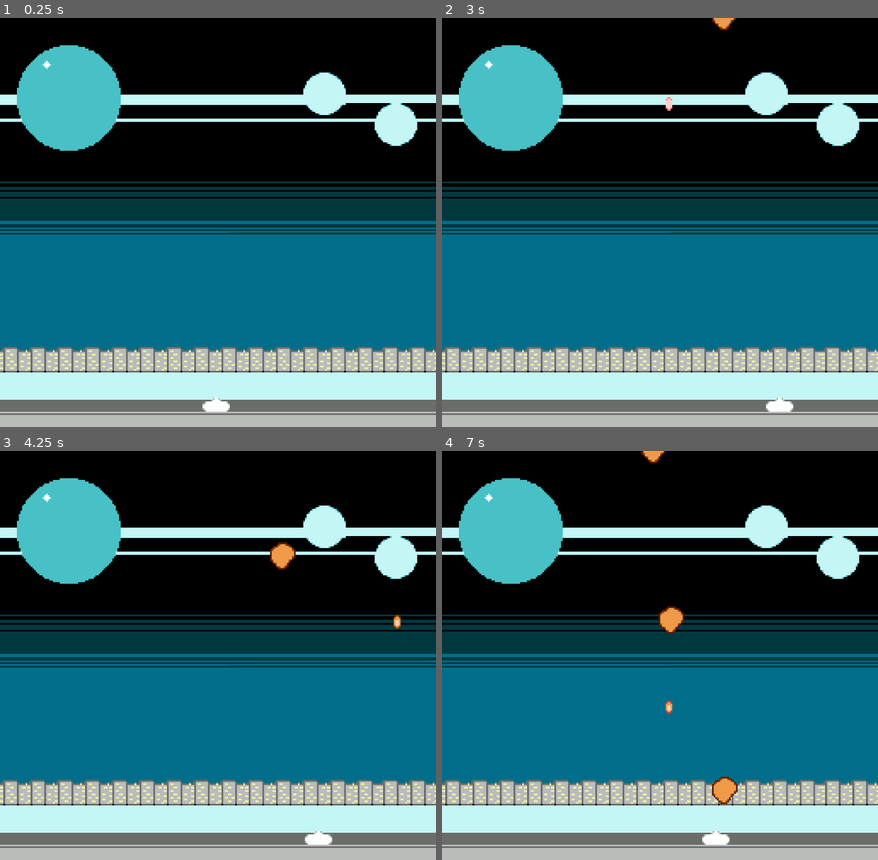
Above: before the commit, frames 1-4 (two rows, left to right).
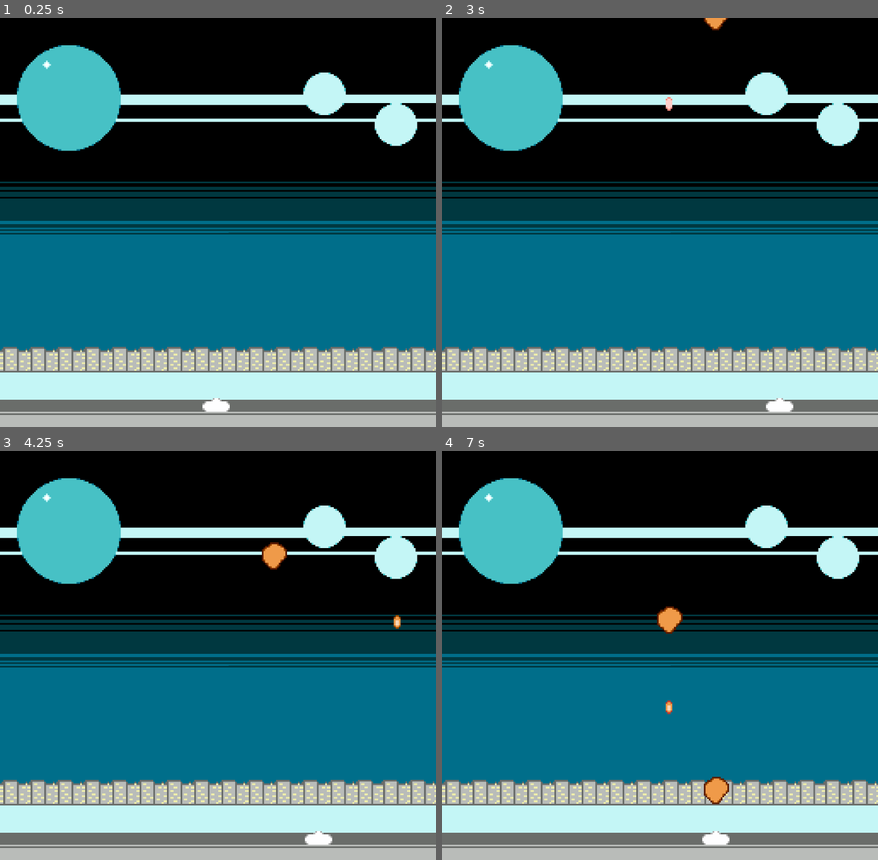
Above: after the commit, the same moments.

Repository: GlacieAwn/Star-Command
Game: Godot game, scene res://Scenes/Gameplay.tscn
Same seed, same stepped clock (60 frames per second), same inputs: the game is played once before the commit and once after it. The project has no main scene, so this scene is started directly.
Inputs:
- Up to frame 1 (0.25 s): no input
- Up to frame 2 (3 s): tap Enter at 0.5 s; hold Right (Move_Right) 0.53-1.28 s; tap X (Shoot) every 0.75 s from 0.6 to 2.85 s; hold Left (Move_Left) 1.28-2.03 s; hold Right (Move_Right) from 2.03 s (still down)
- Up to frame 3 (4.25 s): release Right (Move_Right) at 3.53 s; hold Left (Move_Left) from 3.53 s (still down); tap X (Shoot) at 3.6 s
- Up to frame 4 (7 s): tap X (Shoot) every 0.75 s from 4.35 to 6.6 s; release Left (Move_Left) at 5.78 s; hold Right (Move_Right) from 5.78 s (still down)

The runs differ from the first frame. In frame 1, 0.2% of the frame differs, in the area x 0-98%, y 6-87%; in frame 2, 0.3%; in frame 3, 0.5%; in frame 4, 0.8%, in the area x 0-98%, y 0-87%.

Commit message:
Fixed asteroids spawning slightly off screen

Diff:
--- a/Objects/Asteroid.tscn
+++ b/Objects/Asteroid.tscn
@@ -6,7 +6,8 @@
 [sub_resource type="RectangleShape2D" id="RectangleShape2D_tacct"]
 size = Vector2(15, 16)
 
-[node name="Asteroid" type="StaticBody2D"]
+[node name="Asteroid" type="StaticBody2D" groups=["Enemy"]]
+z_index = 2
 script = ExtResource("1_xelcf")
 
 [node name="Sprite2D" type="Sprite2D" parent="."]
@@ -15,4 +16,3 @@
 [node name="CollisionShape2D" type="CollisionShape2D" parent="."]
 position = Vector2(-0.5, 0)
 shape = SubResource("RectangleShape2D_tacct")
-disabled = true
--- a/Objects/Bullet.tscn
+++ b/Objects/Bullet.tscn
@@ -51,3 +51,5 @@
 
 [node name="CollisionShape2D" type="CollisionShape2D" parent="."]
 shape = SubResource("RectangleShape2D_hu4m3")
+
+[connection signal="body_entered" from="." to="." method="_on_body_entered"]
--- a/Objects/Turret.tscn
+++ b/Objects/Turret.tscn
@@ -8,6 +8,8 @@
 
 [node name="Turret" type="CharacterBody2D"]
 z_index = 1
+collision_layer = 0
+collision_mask = 0
 script = ExtResource("1_hfhj2")
 
 [node name="Sprite2D" type="Sprite2D" parent="."]
--- a/Scripts/bullet.gd
+++ b/Scripts/bullet.gd
@@ -7,3 +7,10 @@
 func _process(delta: float) -> void:
 	$AnimatedSprite2D.play("default")
 	position.y += speed * delta
+
+
+func _on_body_entered(body: Node2D) -> void:
+	if body.is_in_group("Enemy"):
+		body.queue_free()
+		self.queue_free()
+		Global.player.cooldown = 0
--- a/Scripts/enemy_spawner.gd
+++ b/Scripts/enemy_spawner.gd
@@ -21,7 +21,7 @@
 		return
 
 	var asteroid = asteroid_instance.instantiate()
-	asteroid.position.x = randf_range(0, 255)
+	asteroid.position.x = randf_range(0 + 16, 255 - 16)
 	asteroid.position.y = -50
 
 	add_child(asteroid)
--- a/Scripts/turret.gd
+++ b/Scripts/turret.gd
@@ -6,6 +6,9 @@
 @onready var bullet_instance: PackedScene = preload("res://Objects/Bullet.tscn")
 
 var cooldown = 0
+
+func _ready() -> void:
+	Global.player = self
 
 func _physics_process(_delta: float) -> void:
 	var input_direction = Input.get_axis("Move_Left", "Move_Right")
--- a/project.godot
+++ b/project.godot
@@ -24,6 +24,7 @@
 
 window/size/viewport_width=256
 window/size/viewport_height=240
+window/size/mode=2
 window/size/window_width_override=1920
 window/size/window_height_override=1080
 window/stretch/mode="canvas_items"
@@ -31,6 +32,10 @@
 [dotnet]
 
 project/assembly_name="Star Command"
+
+[global_group]
+
+Enemy=""
 
 [input]
 
Binary file changed: Graphics/Backgrounds/main_bg.ase
Binary file changed: Graphics/Backgrounds/main_bg.png
